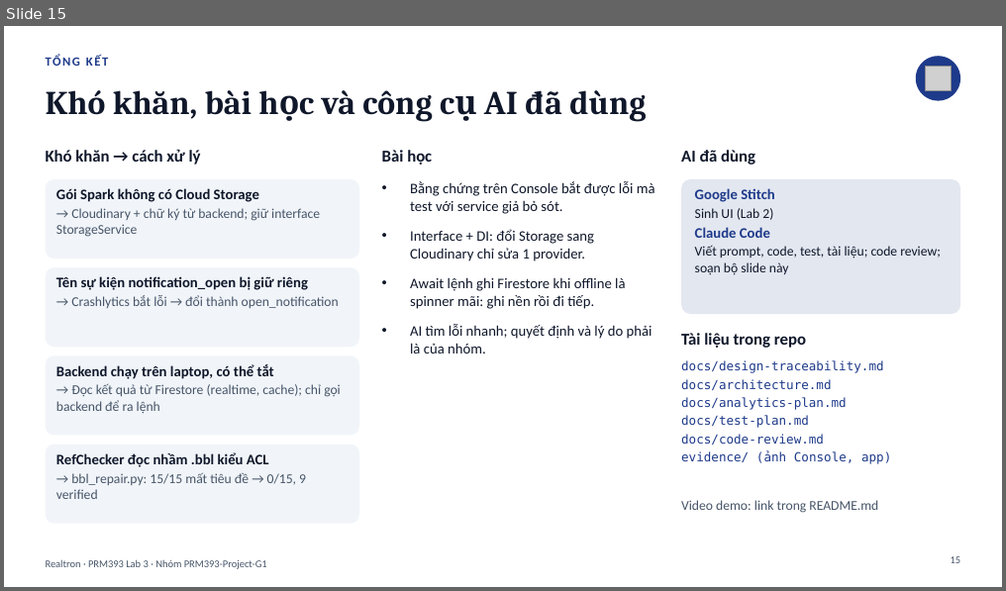
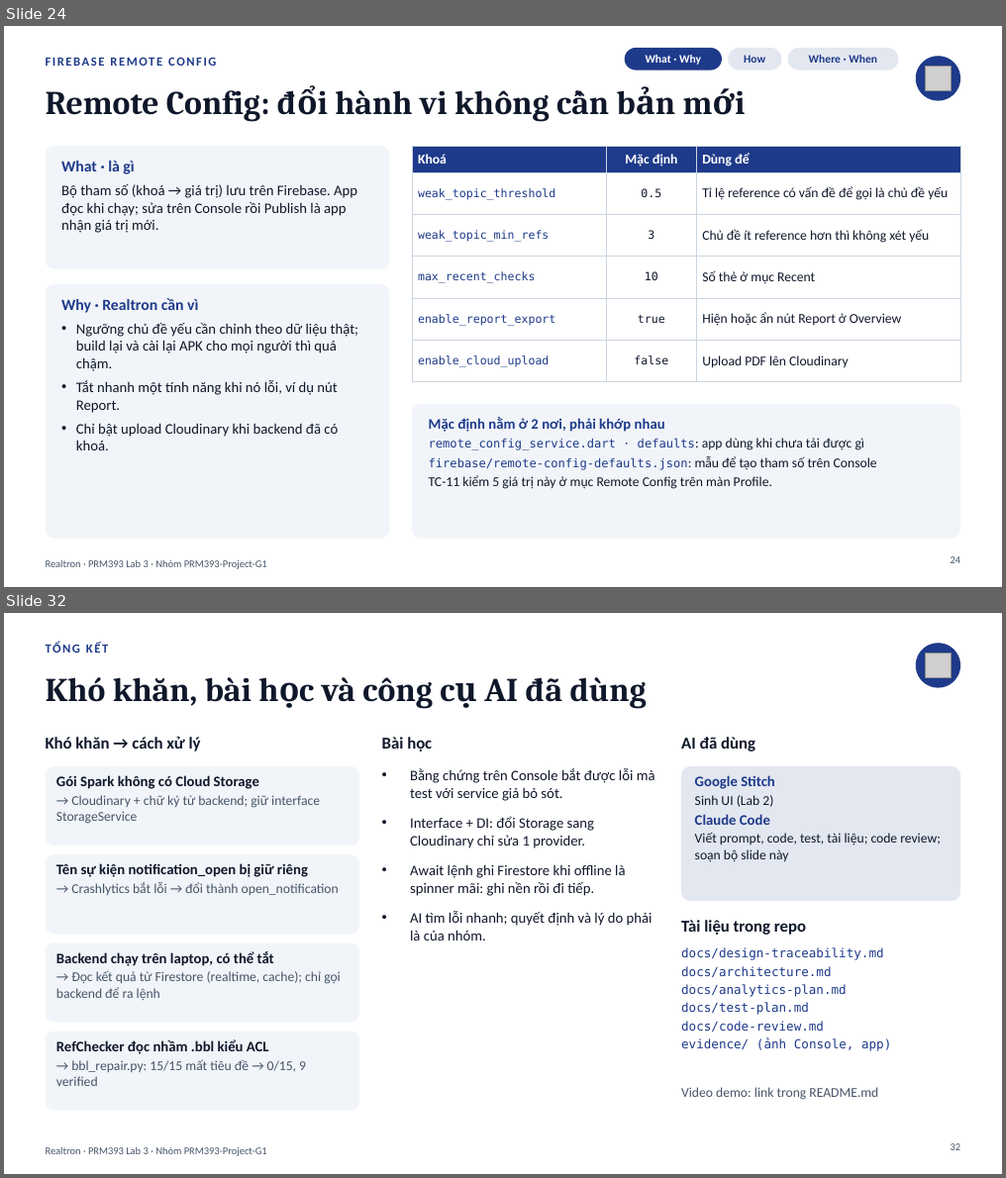
Before and after one commit to PRM393-Project-G1/Lab3, a slide deck: slides/Lab03_G1_slides.pptx. Shown one above the other, each under a label of ours: slide 15 before the commit, slides 24 and 32 after it; the slides between them are not shown. The pictures are 1006x591 and 1006x1178 pixels, drawn with LibreOffice and Linux fonts; fonts in the diff are those of the drawing; grey boxes stand for pictures. Boxes give left, top, right and bottom in pixels: in the first picture for what was removed or moved away, otherwise in the second. Text is boxed around its words. In the diff, an @@ line names an element or a change of style, - is before the commit and + after.

```diff
--- a/slides/Lab03_G1_slides.pptx
+++ b/slides/Lab03_G1_slides.pptx
@@ slide 24 added at (4, 26, 1002, 587), background #FFFFFF; not listed: 1 template element that a slide beside it also shows @@
@@ rounded rectangle added at (625, 48, 722, 71), fill #1E3A8A @@
@@ text added at (646, 55, 701, 65), 11 pt, text #FFFFFF, bold @@
+What · Why
@@ rounded rectangle added at (728, 48, 782, 71), fill #1E3A8A at 12% opacity @@
@@ text added at (744, 55, 765, 63), 11 pt, text #1E3A8A, bold @@
+How
@@ rounded rectangle added at (788, 48, 899, 71), fill #1E3A8A at 12% opacity @@
@@ text added at (809, 55, 877, 63), 11 pt, text #1E3A8A, bold @@
+Where · When
@@ text added at (46, 57, 216, 66), 12 pt, text #1E3A8A, bold @@
+FIREBASE REMOTE CONFIG
@@ ellipse added at (916, 56, 960, 101), fill #1E3A8A @@
@@ picture added at (926, 66, 951, 91) @@
@@ title added at (46, 90, 549, 122), 32 pt, text #0F172A, bold @@
+Remote Config: đổi hành vi không cần bản mới
@@ rounded rectangle added at (46, 146, 389, 270), fill #F1F5F9 @@
@@ text added at (61, 161, 357, 233), 14 pt, text #0F172A @@
+What · là gì
+Bộ tham số (khoá → giá trị) lưu trên Firebase. App đọc khi chạy; sửa trên Console rồi Publish là app nhận giá trị mới.
@@ table added at (412, 146, 960, 372), 6 rows, 3 columns @@
+Khoá | Mặc định | Dùng để
+weak_topic_threshold | 0.5 | Tỉ lệ reference có vấn đề để gọi là chủ đề yếu
+weak_topic_min_refs | 3 | Chủ đề ít reference hơn thì không xét yếu
+max_recent_checks | 10 | Số thẻ ở mục Recent
+enable_report_export | true | Hiện hoặc ẩn nút Report ở Overview
+enable_cloud_upload | false | Upload PDF lên Cloudinary
@@ rounded rectangle added at (46, 284, 389, 539), fill #F1F5F9 @@
@@ text added at (61, 298, 358, 451), 14 pt, text #0F172A @@
+Why · Realtron cần vì
+• Ngưỡng chủ đề yếu cần chỉnh theo dữ liệu thật; build lại và cài lại APK cho mọi người thì quá chậm.
+• Tắt nhanh một tính năng khi nó lỗi, ví dụ nút Report.
+• Chỉ bật upload Cloudinary khi backend đã có khoá.
@@ rounded rectangle added at (412, 404, 960, 539), fill #F1F5F9 @@
@@ text added at (429, 417, 877, 489), 13 pt, text #0F172A @@
+Mặc định nằm ở 2 nơi, phải khớp nhau
+remote_config_service.dart · defaults: app dùng khi chưa tải được gì
+firebase/remote-config-defaults.json: mẫu để tạo tham số trên Console
+TC-11 kiểm 5 giá trị này ở mục Remote Config trên màn Profile.
@@ page number added at (950, 557, 961, 564), 10 pt, text #475569 @@
+24
@@ what was slide 15 is now slide 32 @@
@@ page number at (950, 1144, 961, 1151): text changed @@
-15
+32
```
Also in this commit, not shown: 7 slides changed, 19 other slides added, 3 slides removed, 7 other files.
